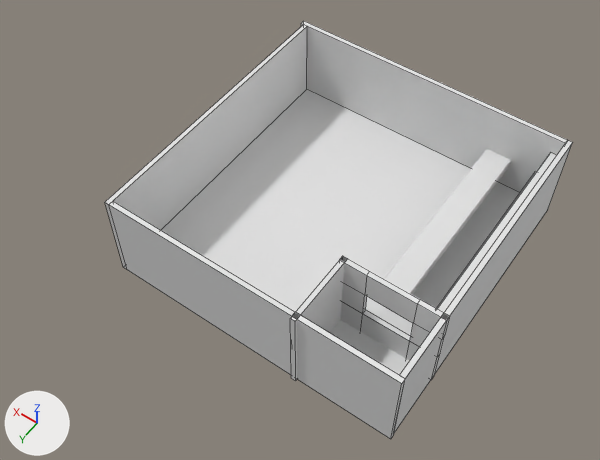
Two versions of the Blender file BlenderProjects/Comedy.blend, one commit apart.
One viewpoint serves both versions: a 50 mm lens placed at (-62.5, 78.2, 132.5), pointed at (-3.3, -4.6, 2.4). Arrows for +X, +Y and +Z are at lower left; the lights stay in place. Mesh edges are drawn as thin lines on the coarser meshes.
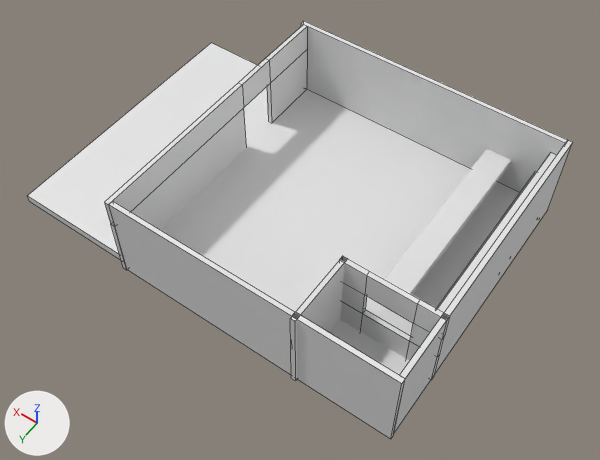
Changed parts and their boxes (x1, y1, x2, y2) in the pictures (600 x 460 px):
'Cube', moved, rescaled
    before: (161, 89, 519, 375)
    after: (28, 43, 519, 375)
'Cube.004', reshaped, moved, rescaled
    before: (105, 24, 307, 269)
    after: (104, 24, 307, 270)
part 1 of me_cube_007, built on
    before: (105, 27, 307, 269)
    after: (105, 24, 307, 270)

The edits, one by one:
me_cube_007 is used by ob_cube_004; location (20.5, -9.5, 9.0); rotation (0.0, 0.0, 1.571), in degrees (0, 0, 90); scale (30.5, 0.5, 10.0).
me_cube_007 had 8 vertices, 6 faces and spanned x -1.0..1.0, y -1.0..1.0, z -1.0..1.0.
me_cube_007 now has 24 vertices, 22 faces and spans x -2.18..1.0, y -1.0..1.0, z -1.0..1.0.
Part 1, on me_cube_007:
4 faces are deleted.
16 vertices are added at x -2.18..1.0, y -1.0..1.0, z -0.81..1.0.
20 new faces join them.
Object 'Cube' (ob_cube) moves from (-10.0, -10.0, 0.0) to (4.2, -10.0, 0.0).
Object 'Cube' (ob_cube) is rescaled from (30.0, 30.0, 1.0) to (44.3, 30.0, 1.0).
Object 'Cube.004' (ob_cube_004) moves from (20.5, -9.5, 9.0) to (20.5, 1.9, 9.0).
Object 'Cube.004' (ob_cube_004) is rescaled from (30.5, 0.5, 10.0) to (19.2, 0.5, 10.0).
